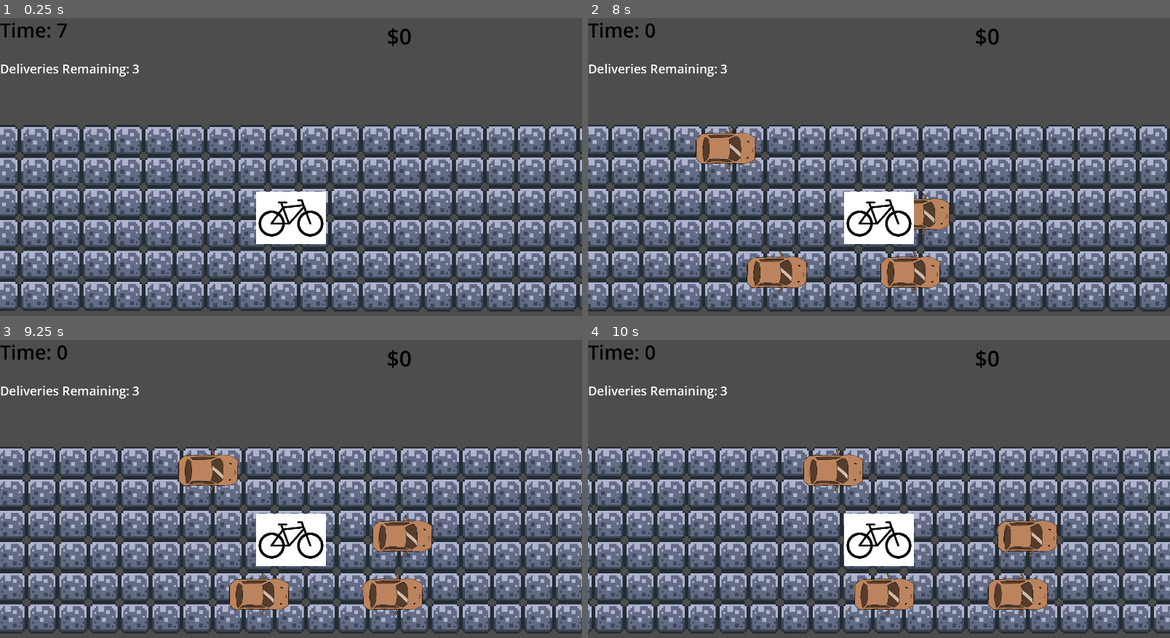
Above: before the commit, frames 1-4 (two rows, left to right).
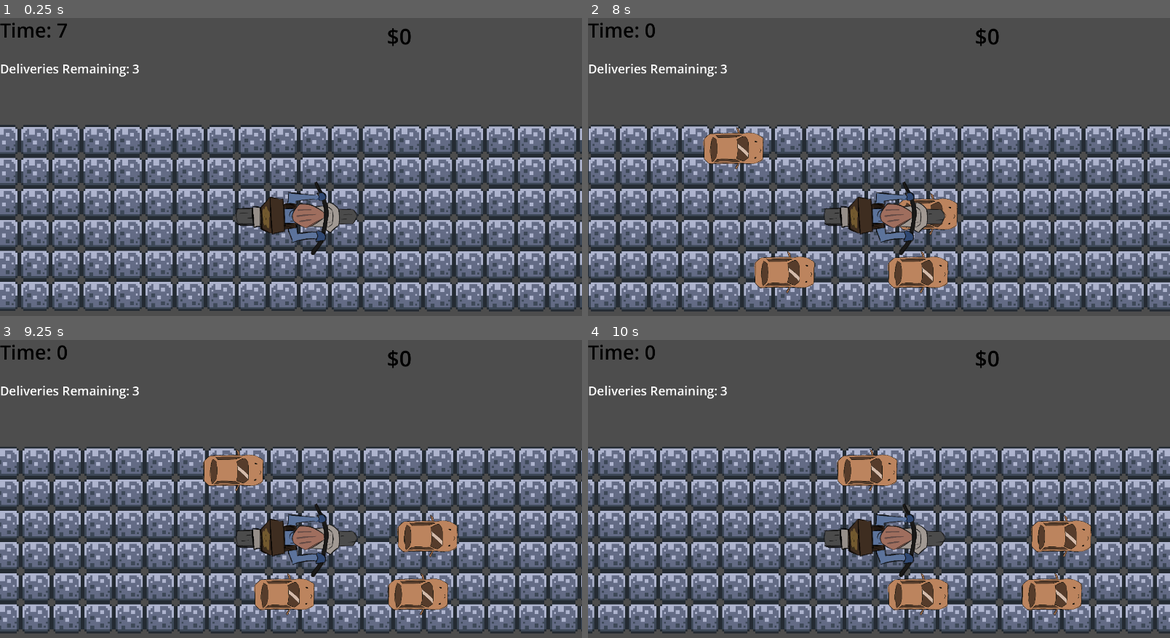
Above: after the commit, the same moments.

Repository: andreaTheCoder/brackeysgamejam
Game: Godot game, scene res://scenes/game.tscn
Same seed, same stepped clock (60 frames per second), same inputs: the game is played once before the commit and once after it.
Inputs:
- Up to frame 1 (0.25 s): no input
- Up to frame 2 (8 s): tap Enter at 0.5 s; hold Right (forward) 0.53-1.28 s; tap Space (button) every 1.5 s from 0.6 to 6.6 s; hold Left (backward) 1.28-2.03 s; tap Shift (deliver) every 1.5 s from 1.35 to 7.35 s; hold Right (forward) 2.03-3.53 s; hold Left (backward) 3.53-5.78 s; hold Right (forward) from 5.78 s (still down)
- Up to frame 3 (9.25 s): release Right (forward) at 8.03 s; hold Left (backward) from 8.03 s (still down); tap Space (button) at 8.1 s; tap Shift (deliver) at 8.85 s
- Up to frame 4 (10 s): release Left (backward) at 9.53 s; hold Right (forward) from 9.53 s (still down); tap Space (button) at 9.6 s

The runs differ from the first frame. In frame 1, 2.6% of the frame differs, in the area x 40-62%, y 54-80%; in frame 2, 38%, in the area x 0-100%, y 35-99%; in frame 3, 37%; in frame 4, 32%.

Commit message:
better motorcycle graphics

Diff:
--- a/scenes/bike.tscn
+++ b/scenes/bike.tscn
@@ -1,23 +1,41 @@
-[gd_scene load_steps=4 format=3 uid="uid://b2nldleqd7l8"]
+[gd_scene load_steps=6 format=3 uid="uid://b2nldleqd7l8"]
 
 [ext_resource type="Script" uid="uid://cwrke4t7rk702" path="res://scripts/bike.gd" id="1_oy3wg"]
-[ext_resource type="Texture2D" uid="uid://bmbxl2yt5eivn" path="res://assets/bike.png" id="2_77r6i"]
+[ext_resource type="Texture2D" uid="uid://bqvsj0yslvyjh" path="res://assets/motorcycle/motor1.webp" id="2_77r6i"]
+[ext_resource type="Texture2D" uid="uid://vhudjxad3yq6" path="res://assets/motorcycle/motor2.webp" id="3_juvdb"]
 
 [sub_resource type="RectangleShape2D" id="RectangleShape2D_b0jew"]
-size = Vector2(13, 9)
+size = Vector2(17, 4.5)
+
+[sub_resource type="SpriteFrames" id="SpriteFrames_fdhfo"]
+animations = [{
+"frames": [{
+"duration": 1.0,
+"texture": ExtResource("2_77r6i")
+}, {
+"duration": 1.0,
+"texture": ExtResource("3_juvdb")
+}],
+"loop": true,
+"name": &"default",
+"speed": 5.0
+}]
 
 [node name="bike" type="CharacterBody2D"]
 collision_layer = 2
 script = ExtResource("1_oy3wg")
 
 [node name="CollisionShape2D" type="CollisionShape2D" parent="."]
+position = Vector2(1.5, -1)
 shape = SubResource("RectangleShape2D_b0jew")
-
-[node name="Sprite2D" type="Sprite2D" parent="."]
-position = Vector2(0, -9.53674e-07)
-scale = Vector2(0.0695876, 0.0695876)
-texture = ExtResource("2_77r6i")
 
 [node name="Stun Timer" type="Timer" parent="."]
 
+[node name="AnimatedSprite2D" type="AnimatedSprite2D" parent="."]
+rotation = 1.5708
+scale = Vector2(0.03, 0.03)
+sprite_frames = SubResource("SpriteFrames_fdhfo")
+autoplay = "default"
+frame_progress = 0.354153
+
 [connection signal="timeout" from="Stun Timer" to="." method="_on_stun_timer_timeout"]
Binary file added: assets/motorcycle/motor1.webp
Not shown, added: assets/motorcycle/motor1.webp.import
Binary file added: assets/motorcycle/motor2.webp
Not shown, added: assets/motorcycle/motor2.webp.import
